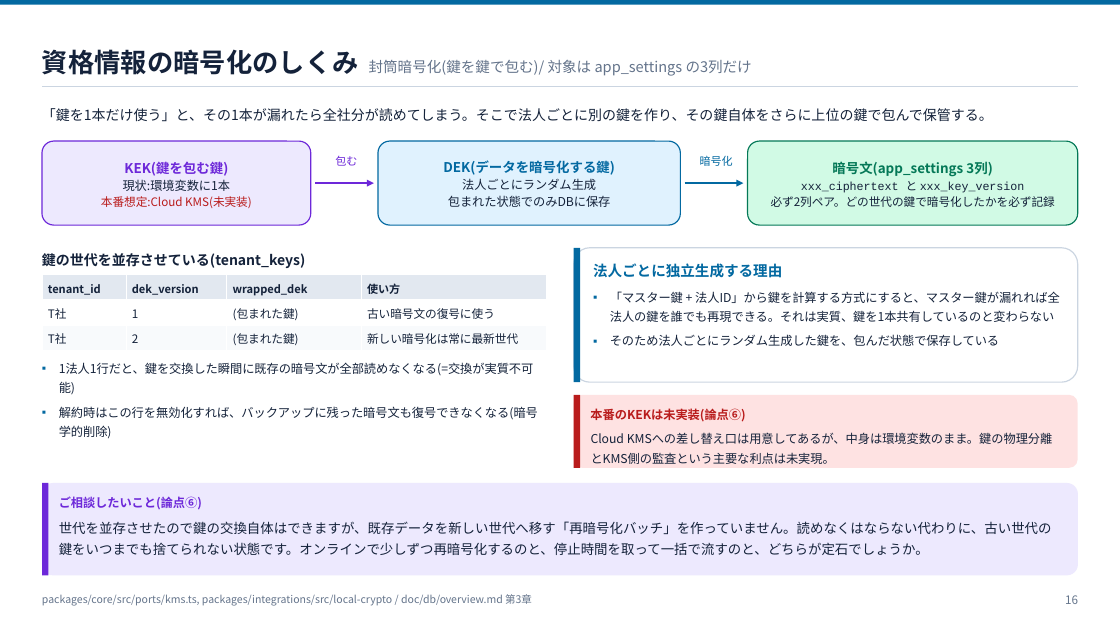
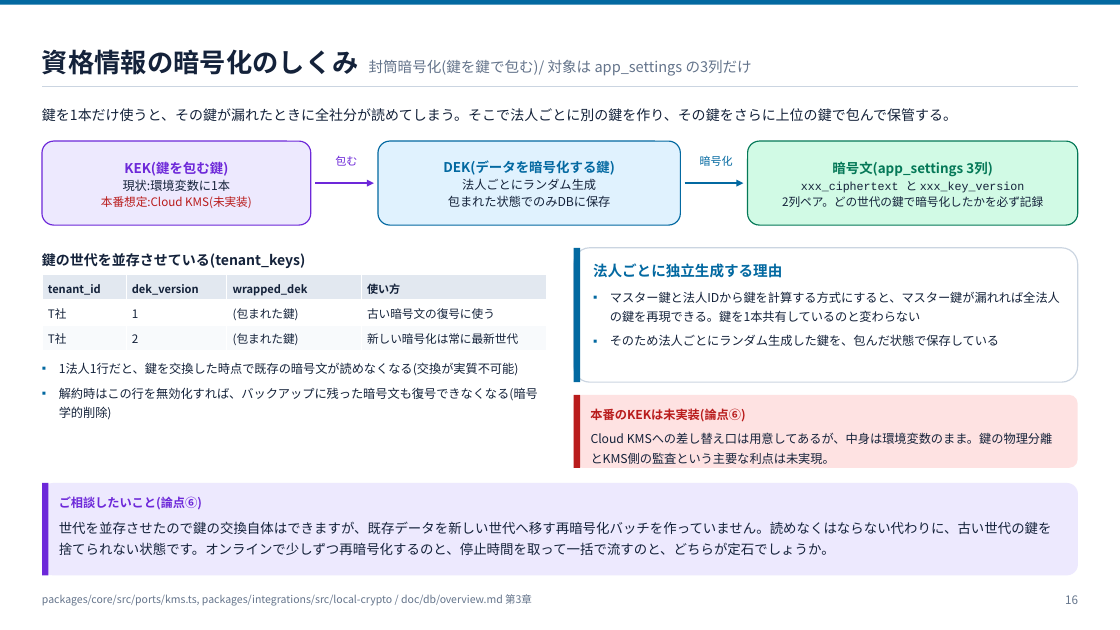
Before and after one commit to ohru131/katahimo-app, a slide deck: slide 16 of doc/slides/db-review.pptx. Drawn at 1120x630 pixels with LibreOffice and Linux fonts; fonts in the diff are those of the drawing. Boxes give left, top, right and bottom in pixels: in the first picture for what was removed or moved away, otherwise in the second. Text is boxed around its words. In the diff, an @@ line names an element or a change of style, - is before the commit and + after.

Commit message:
スライドの文言を、誇張や演出のない自然な日本語に直す (#23)
doc/slides の3資料(architecture / db-review / db-for-business)を生成する
scripts/slides/*.py の文字列を見直し、強調語・自己言及・標語・擬人化・
強調目的の「」を取り除いた。内容・数値・参照ラベルは不変。pptx を再生成し、
枚数(21 / 30 / 54)が変わらないことを確認。

```diff
--- a/doc/slides/db-review.pptx
+++ b/doc/slides/db-review.pptx
@@ text at bbox=[42, 108, 957, 121]: text changed @@
-「鍵を1本だけ使う」と、その1本が漏れたら全社分が読めてしまう。そこで法人ごとに別の鍵を作り、その鍵自体をさらに上位の鍵で包んで保管する。
+鍵を1本だけ使うと、その鍵が漏れたときに全社分が読めてしまう。そこで法人ごとに別の鍵を作り、その鍵をさらに上位の鍵で包んで保管する。
@@ text in rounded rectangle at bbox=[782, 196, 1043, 207]: text changed @@
-必ず2列ペア。どの世代の鍵で暗号化したかを必ず記録
+2列ペア。どの世代の鍵で暗号化したかを必ず記録
@@ text at bbox=[610, 291, 1060, 322]: text changed @@
-▪ 「マスター鍵 + 法人ID」から鍵を計算する方式にすると、マスター鍵が漏れれば全法人の鍵を誰でも再現できる。それは実質、鍵を1本共有しているのと変わらない
+▪ マスター鍵と法人IDから鍵を計算する方式にすると、マスター鍵が漏れれば全法人の鍵を再現できる。鍵を1本共有しているのと変わらない
@@ text at bbox=[59, 362, 519, 376]: text changed @@
-▪ 1法人1行だと、鍵を交換した瞬間に既存の暗号文が全部読めなくなる(=交換が実質不可能)
+▪ 1法人1行だと、鍵を交換した時点で既存の暗号文が読めなくなる(交換が実質不可能)
@@ text at bbox=[59, 521, 1052, 555]: text changed @@
-世代を並存させたので鍵の交換自体はできますが、既存データを新しい世代へ移す「再暗号化バッチ」を作っていません。読めなくはならない代わりに、古い世代の鍵をいつまでも捨てられない状態です。オンラインで少しずつ再暗号化するのと、停止時間を取って一括で流すのと、どちらが定石でしょうか。
+世代を並存させたので鍵の交換自体はできますが、既存データを新しい世代へ移す再暗号化バッチを作っていません。読めなくはならない代わりに、古い世代の鍵を捨てられない状態です。オンラインで少しずつ再暗号化するのと、停止時間を取って一括で流すのと、どちらが定石でしょうか。
```
Also in this commit, not shown: 25 other slides changed, 6 other files.
